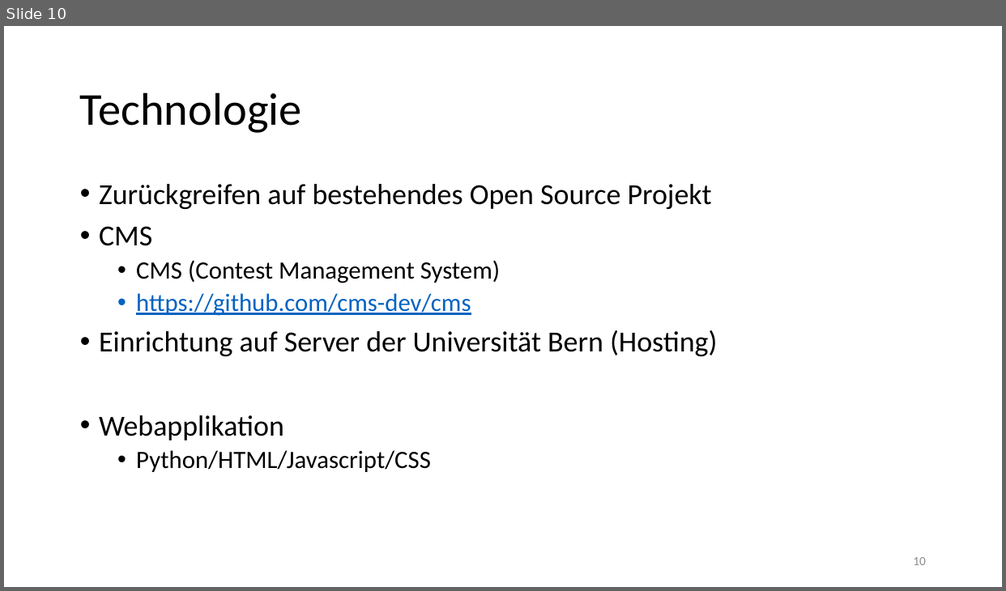
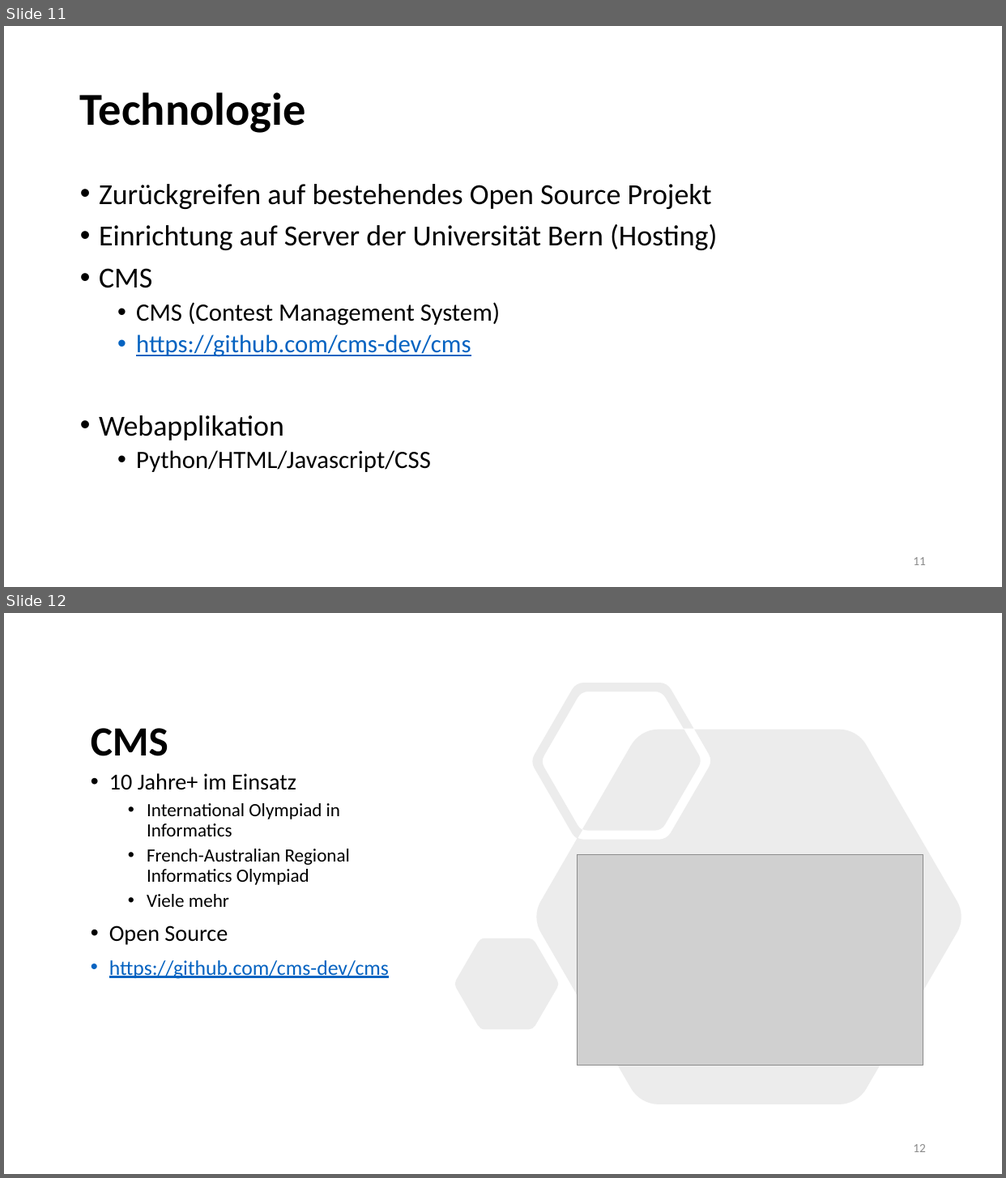
Before and after one commit to ooemperor/PSEGrader-Deliverables, a slide deck: Presentations/Requirements.pptx. Shown one above the other, each under a label of ours: slide 10 before the commit, slides 11 and 12 after it. The pictures are 1006x591 and 1006x1178 pixels, drawn with LibreOffice and Linux fonts; fonts in the diff are those of the drawing; grey boxes stand for pictures. Boxes give left, top, right and bottom in pixels: in the first picture for what was removed or moved away, otherwise in the second. Text is boxed around its words. In the diff, an @@ line names an element or a change of style, - is before the commit and + after.

```diff
--- a/Presentations/Requirements.pptx
+++ b/Presentations/Requirements.pptx
@@ slide 12 added at bbox=[4, 613, 1002, 1174], background #FFFFFF @@
@@ freeform shape added at bbox=[455, 683, 961, 1105], fill #808080 at 15% opacity @@
@@ title added at bbox=[91, 728, 168, 756], 40 pt, text #000000, bold @@
+CMS
@@ text added at bbox=[109, 773, 389, 979], 18 pt, text #000000 @@
+• 10 Jahre+ im Einsatz
+  • International Olympiad in Informatics
+  • French-Australian Regional Informatics Olympiad
+  • Viele mehr
+• Open Source
+• https://github.com/cms-dev/cms
@@ picture added at bbox=[577, 855, 923, 1066] @@
@@ page number added at bbox=[913, 1144, 926, 1152], 12 pt, text #8C8C8C @@
+12
@@ what was slide 10 is now slide 11 @@
@@ slide 11 changed as well @@
@@ title "Technologie" at bbox=[80, 92, 306, 133]: bold on @@
@@ text at bbox=[99, 224, 717, 250]: paragraph added @@
+• Einrichtung auf Server der Universität Bern (Hosting)
@@ text at bbox=[99, 331, 717, 356]: paragraph removed @@
-• Einrichtung auf Server der Universität Bern (Hosting)
@@ page number at bbox=[913, 557, 926, 565]: text changed @@
-10
+11
```
Also in this commit, not shown: 10 other slides changed, 1 other slide added.
